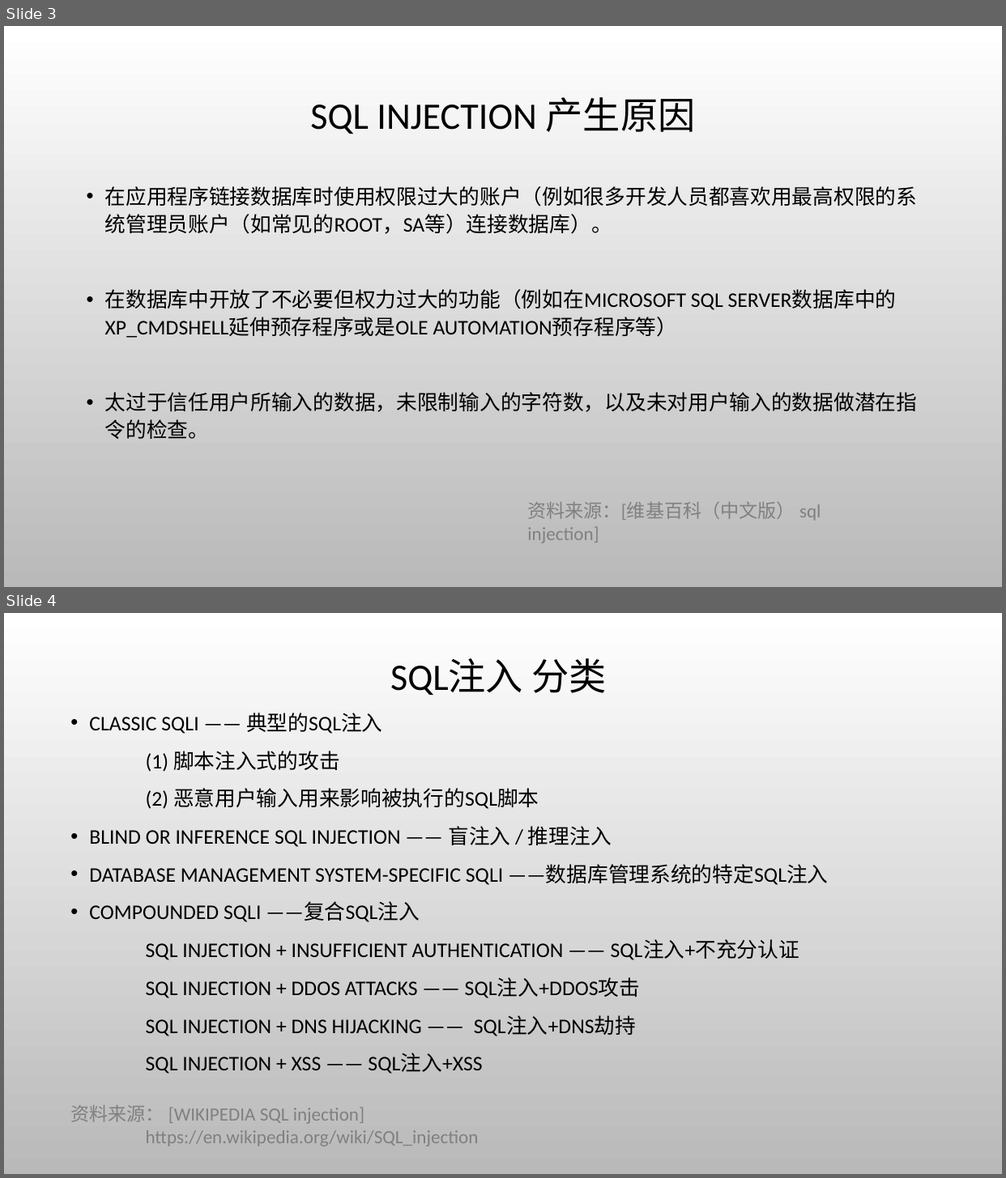
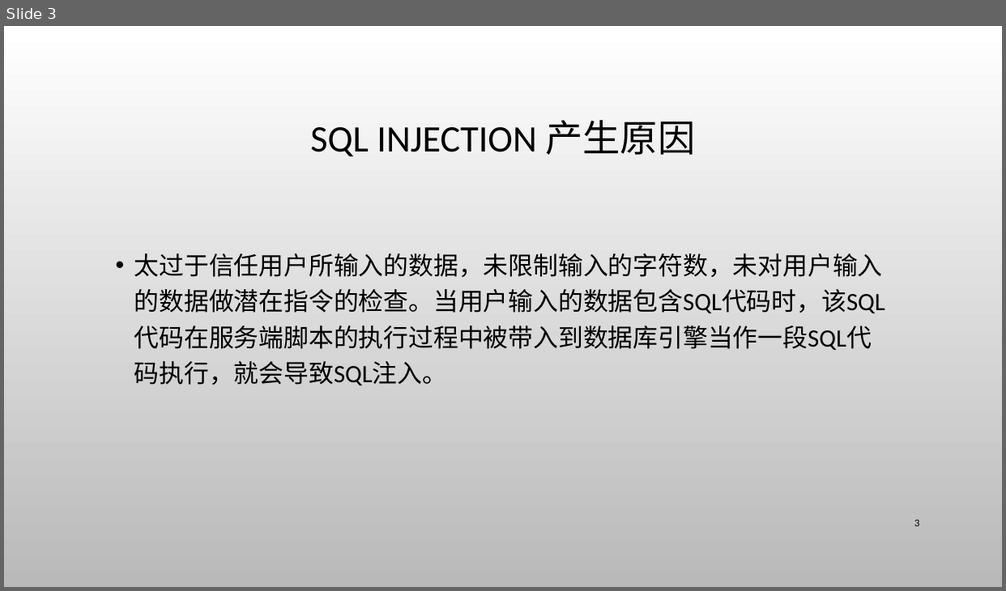
Before and after one commit to CUCCS/ns, a slide deck: 2016-2/zc_snRNA/FlippedClassroom_FromSqlInjectionToShell/From SQL injection to Shell.pptx. Shown one above the other, each under a label of ours: slides 3 and 4 before the commit, slide 3 after it. The pictures are 1006x1178 and 1006x591 pixels, drawn with LibreOffice and Linux fonts; fonts in the diff are those of the drawing; background and template pictures are left out. Boxes give left, top, right and bottom in pixels: in the first picture for what was removed or moved away, otherwise in the second. Text is boxed around its words. In the diff, an @@ line names an element or a change of style, - is before the commit and + after.

Commit message:
修改了防御措施以及一些细节

```diff
--- a/2016-2/zc_snRNA/FlippedClassroom_FromSqlInjectionToShell/From SQL injection to Shell.pptx
+++ b/2016-2/zc_snRNA/FlippedClassroom_FromSqlInjectionToShell/From SQL injection to Shell.pptx
@@ slide 4 removed at box(4, 613, 1002, 1174), background picture (left out) @@
@@ title removed at box(390, 658, 607, 695) @@
-SQL注入 分类
@@ text removed at box(89, 713, 828, 1074) @@
-• CLASSIC SQLI —— 典型的SQL注入
-(1) 脚本注入式的攻击
-(2) 恶意用户输入用来影响被执行的SQL脚本
-• BLIND OR INFERENCE SQL INJECTION —— 盲注入 / 推理注入
-• DATABASE MANAGEMENT SYSTEM-SPECIFIC SQLI ——数据库管理系统的特定SQL注入
-• COMPOUNDED SQLI ——复合SQL注入
-SQL INJECTION + INSUFFICIENT AUTHENTICATION —— SQL注入+不充分认证
-SQL INJECTION + DDOS ATTACKS —— SQL注入+DDOS攻击
-SQL INJECTION + DNS HIJACKING —— SQL注入+DNS劫持
-SQL INJECTION + XSS —— SQL注入+XSS
@@ text removed at box(70, 1105, 479, 1147) @@
-资料来源： [WIKIPEDIA SQL injection]
-https://en.wikipedia.org/wiki/SQL_injection
@@ slide 3 changed as well @@
@@ title "SQL INJECTION 产生原因": place and size @@
-title "SQL INJECTION 产生原因" at box(310, 97, 696, 134)
+title "SQL INJECTION 产生原因" at box(310, 120, 696, 156)
@@ text at box(134, 254, 885, 386): text changed; size 20 to 24 pt @@
-• 在应用程序链接数据库时使用权限过大的账户（例如很多开发人员都喜欢用最高权限的系统管理员账户（如常见的ROOT，SA等）连接数据库）。
-• 在数据库中开放了不必要但权力过大的功能（例如在MICROSOFT SQL SERVER数据库中的XP_CMDSHELL延伸预存程序或是OLE AUTOMATION预存程序等）
-• 太过于信任用户所输入的数据，未限制输入的字符数，以及未对用户输入的数据做潜在指令的检查。
+• 太过于信任用户所输入的数据，未限制输入的字符数，未对用户输入的数据做潜在指令的检查。当用户输入的数据包含SQL代码时，该SQL代码在服务端脚本的执行过程中被带入到数据库引擎当作一段SQL代码执行，就会导致SQL注入。
@@ text removed at box(527, 502, 820, 544) @@
-资料来源：[维基百科（中文版） sql injection]
@@ page number added at box(914, 519, 919, 527), 10 pt, text #000000 @@
+3
```
Also in this commit, not shown: 20 other slides changed, 11 slides added, 6 other slides removed.
